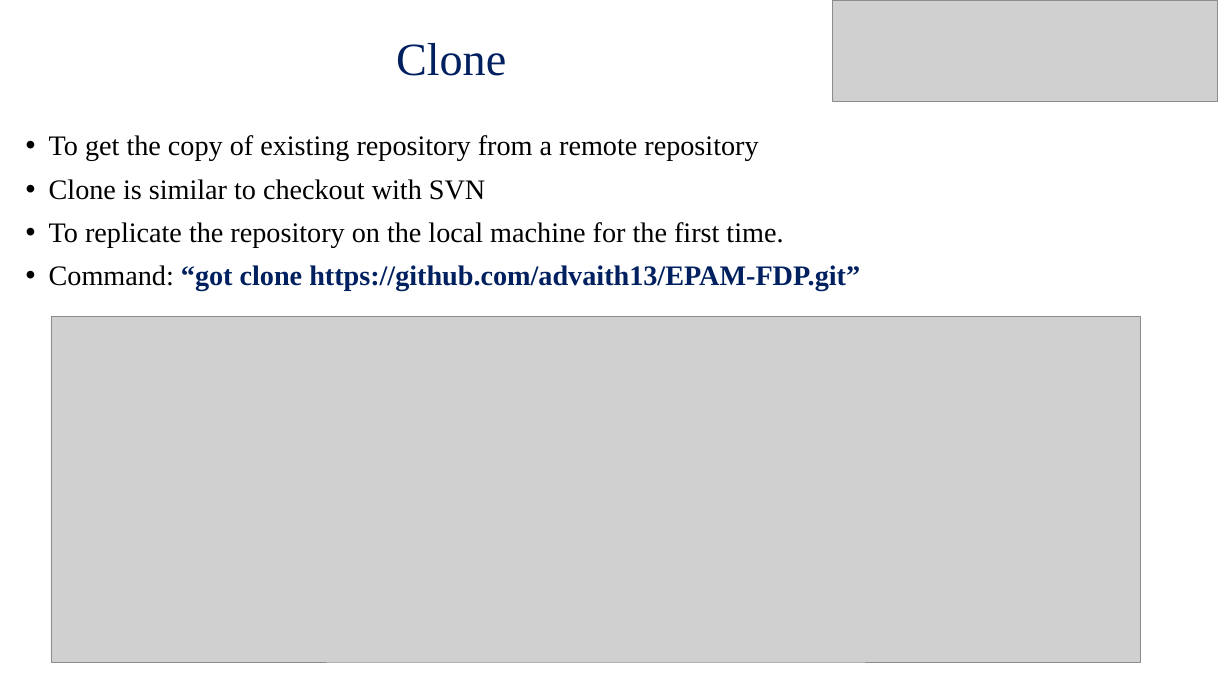
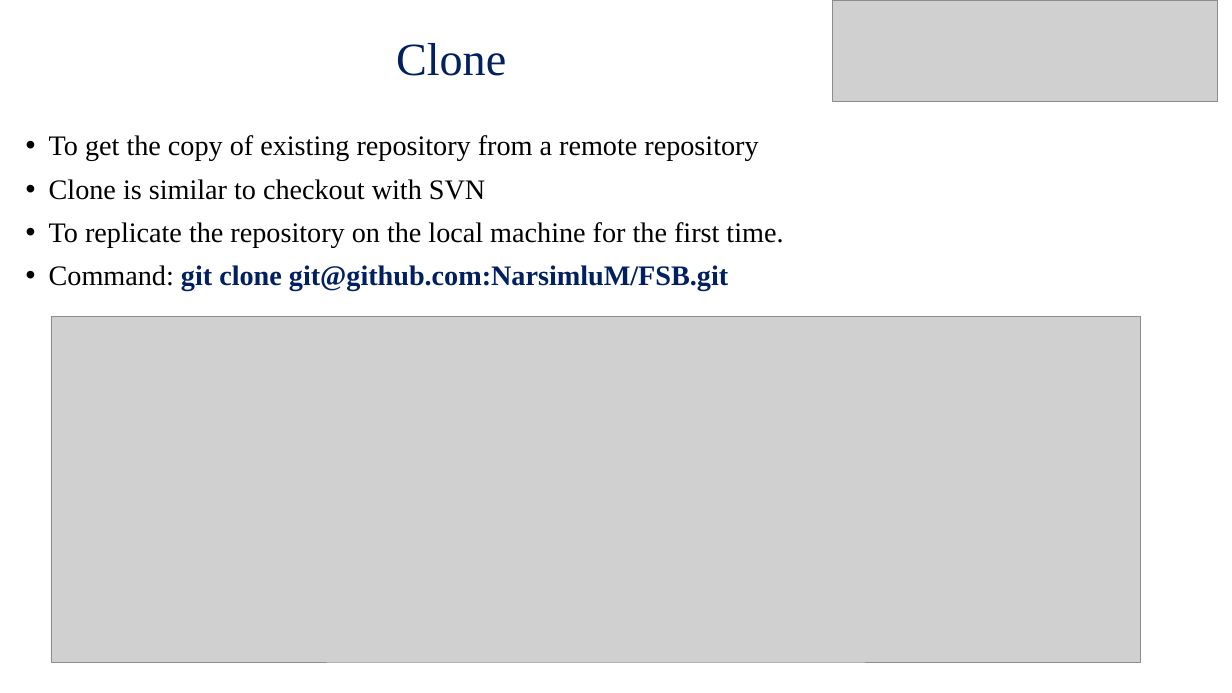
Before and after one commit to NarsimluM/FSB, a slide deck: slide 18 of GIT-HUB_FSB.ppt. Drawn at 1232x693 pixels with LibreOffice and Linux fonts; fonts in the diff are those of the drawing; grey boxes stand for pictures; background and template pictures are left out. Boxes give left, top, right and bottom in pixels: in the first picture for what was removed or moved away, otherwise in the second. Text is boxed around its words. In the diff, an @@ line names an element or a change of style, - is before the commit and + after.

```diff
--- a/GIT-HUB_FSB.ppt
+++ b/GIT-HUB_FSB.ppt
@@ text at [49,265,728,291]: text changed @@
-• Command: “got clone https://github.com/advaith13/EPAM-FDP.git”
+• Command: git clone git@github.com:NarsimluM/FSB.git
```
Also in this commit, not shown: 1 other slide changed, 1 slide added, 3 other files.
